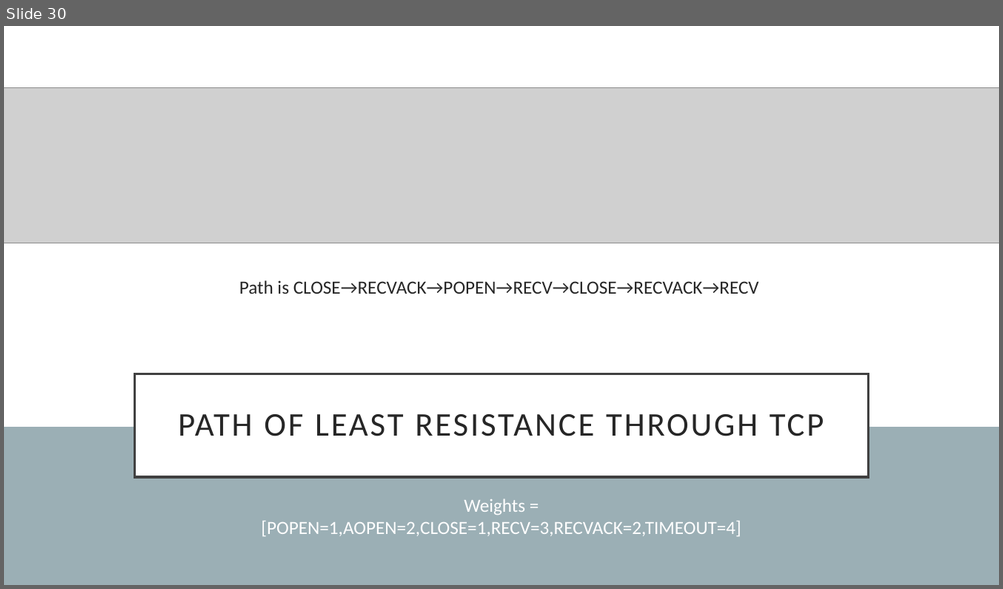
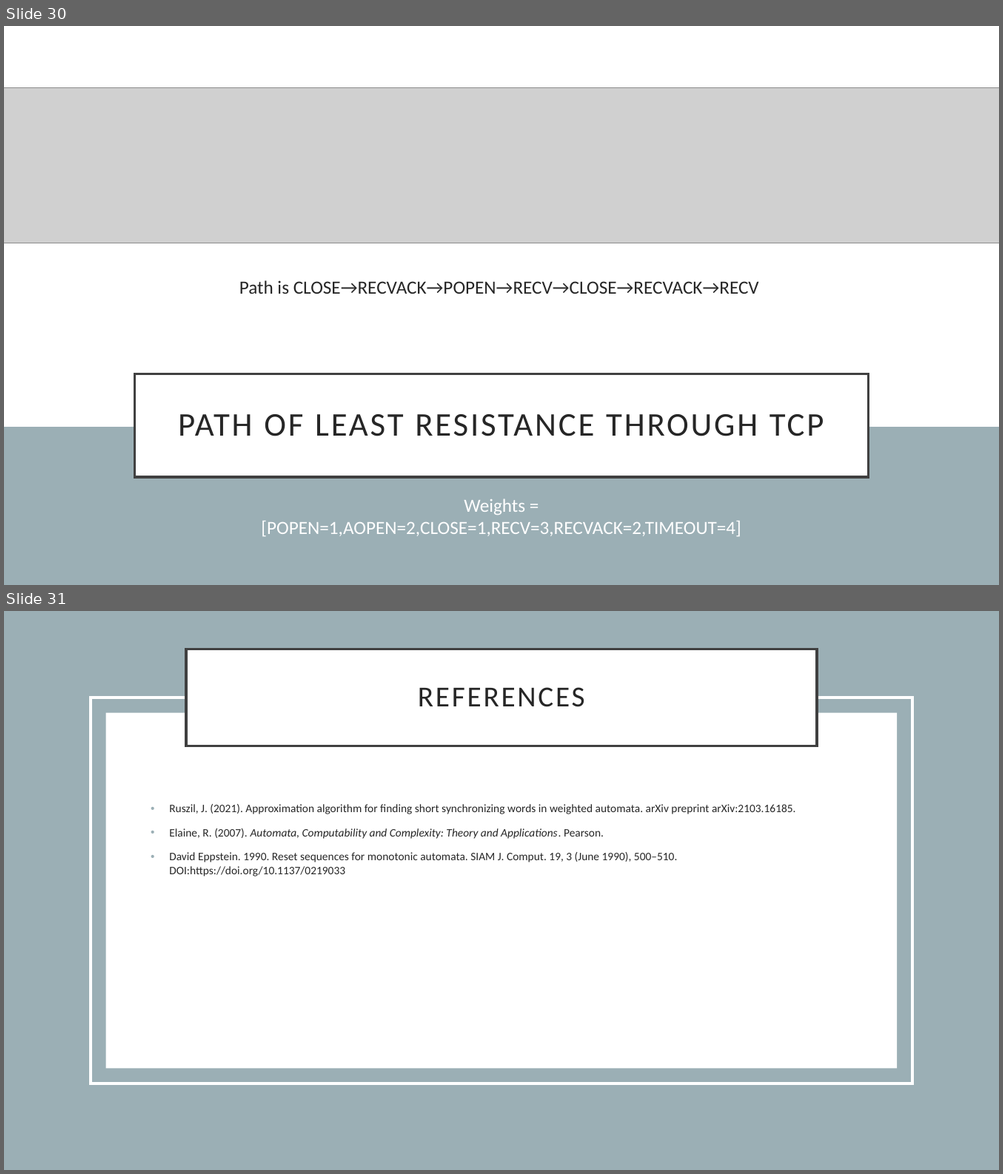
Before and after one commit to Jacobsma/CS477-Project, a slide deck: implementation.pptx. Shown one above the other, each under a label of ours: slide 30 before the commit, slides 30 and 31 after it. The pictures are 1003x589 and 1003x1174 pixels, drawn with LibreOffice and Linux fonts; fonts in the diff are those of the drawing; grey boxes stand for pictures. Boxes give left, top, right and bottom in pixels: in the first picture for what was removed or moved away, otherwise in the second. Text is boxed around its words. In the diff, an @@ line names an element or a change of style, - is before the commit and + after.

```diff
--- a/implementation.pptx
+++ b/implementation.pptx
@@ slide 31 added at box(4, 611, 999, 1170), background #FFFFFF @@
@@ rectangle added at box(4, 611, 999, 1170), fill #9BAFB5 @@
@@ title added at box(186, 649, 817, 746), fill #FFFFFF, outline #404040 2.5 pt, 28 pt, text #262626 @@
+REFERENCES
@@ rectangle added at box(91, 698, 912, 1084), outline #FFFFFF 2.5 pt @@
@@ rectangle added at box(106, 712, 897, 1068), fill #FFFFFF @@
@@ text added at box(169, 804, 796, 877), 11 pt, text #262626 @@
+• Ruszil, J. (2021). Approximation algorithm for finding short synchronizing words in weighted automata. arXiv preprint arXiv:2103.16185.
+• Elaine, R. (2007). Automata, Computability and Complexity: Theory and Applications. Pearson.
+• David Eppstein. 1990. Reset sequences for monotonic automata. SIAM J. Comput. 19, 3 (June 1990), 500–510. DOI:https://doi.org/10.1137/0219033
```
Also in this commit, not shown: 1 slide changed, 3 other files.
